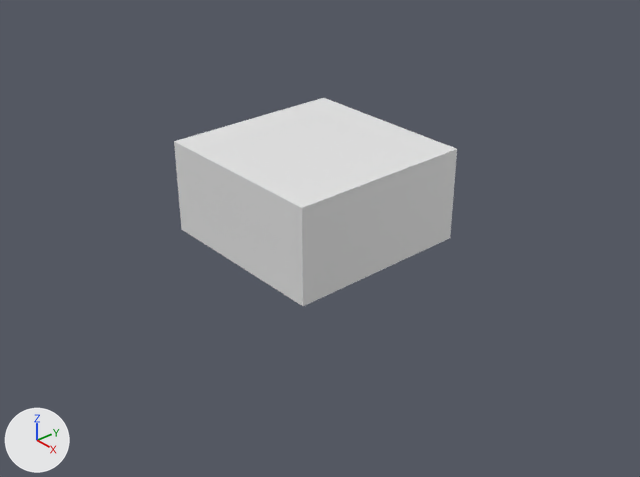
An edit to the Blender file Assets/Models/Square.blend, drawn before and after from the same camera.
Before and after are seen from a camera (50 mm lens) standing at (6.25, -5.36, 3.88) and looking at (0.21, -0.11, -0.43). The axes (+X, +Y, +Z) are drawn at lower left. The lights are the same throughout.

Before the edit, the objects in view are built like this:
```python
me_cube_004 = bpy.data.meshes.new('Cube.004')
me_cube_004.from_pydata(...)  # a box spanning x -1.0..1.0, y -1.0..1.0, z -1.0..1.0
ob_cube = bpy.data.objects.new('Cube', me_cube_004)
ob_cube.location = (0.0, 0.0, 0.0)
ob_cube.scale = (1.0, 1.0, 0.5)
```
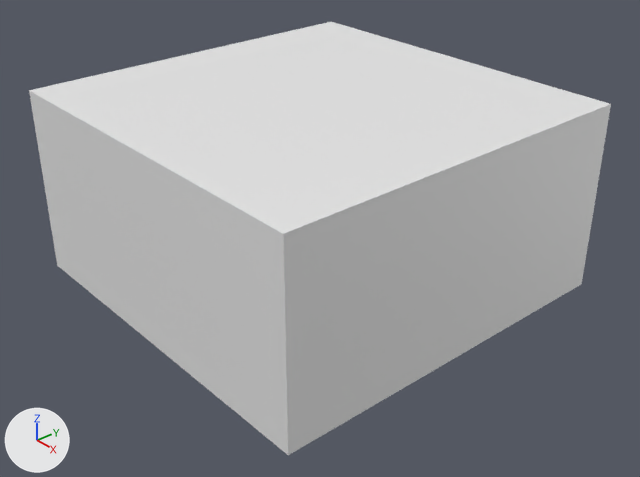
What differs and where, as boxes [x1, y1, x2, y2] in the pictures (640 x 477 px):
'Cube', reshaped, moved, rescaled (105% wider, 108% taller): before [174, 98, 457, 306]; after [29, 22, 611, 455]
part 1 of me_cube_004, added: after [199, 22, 451, 97]
part 2 of me_cube_004, added: after [29, 52, 313, 345]
part 3 of me_cube_004, added: after [134, 97, 473, 455]

The change, as a diff of the scene's bpy script:
```diff
--- a/Assets/Models/Square.blend.py
+++ b/Assets/Models/Square.blend.py
@@ me_cube_004 @@
 me_cube_004.from_pydata(...)  # 8 vertices, 6 faces; spans x -1.0..1.0, y -1.0..1.0, z -1.0..1.0
 # used by ob_cube; location = (0.0, 0.0, 0.0); scale = (1.0, 1.0, 0.5)
+# me_cube_004 part 1: a new loose piece, a box spanning x -3.0..-1.0, y -1.0..1.0, z -1.0..1.0
+# me_cube_004 part 2: a new loose piece, a box spanning x -3.0..-1.0, y -3.0..-1.0, z -1.0..1.0
+# me_cube_004 part 3: a new loose piece, a box spanning x -1.0..1.0, y -3.0..-1.0, z -1.0..1.0
@@ ob_cube @@
 ob_cube = bpy.data.objects.new('Cube', me_cube_004)
-ob_cube.location = (0.0, 0.0, 0.0)
-ob_cube.scale = (1.0, 1.0, 0.5)
+ob_cube.location = (1.0, 1.0, 0.0)
```
